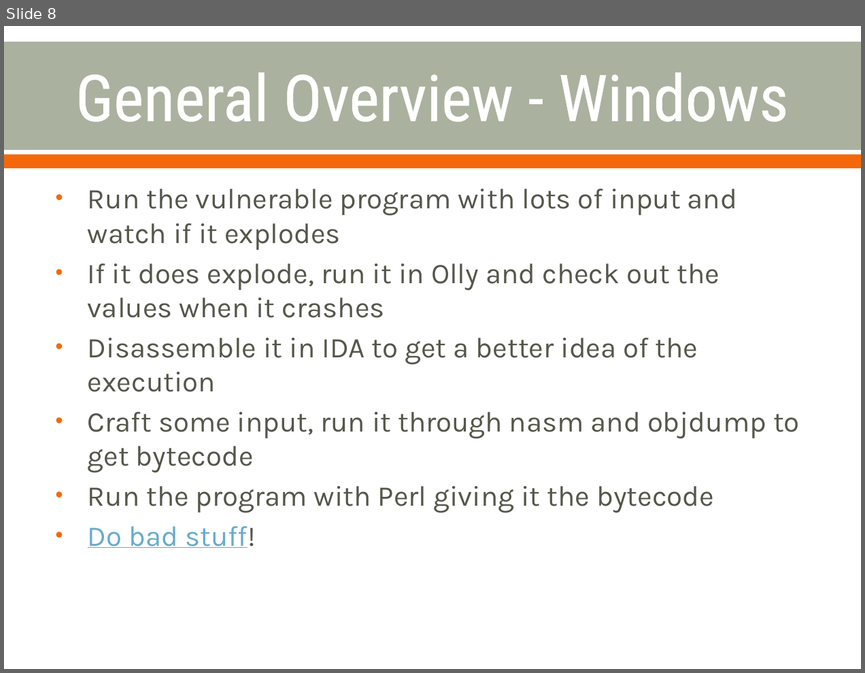
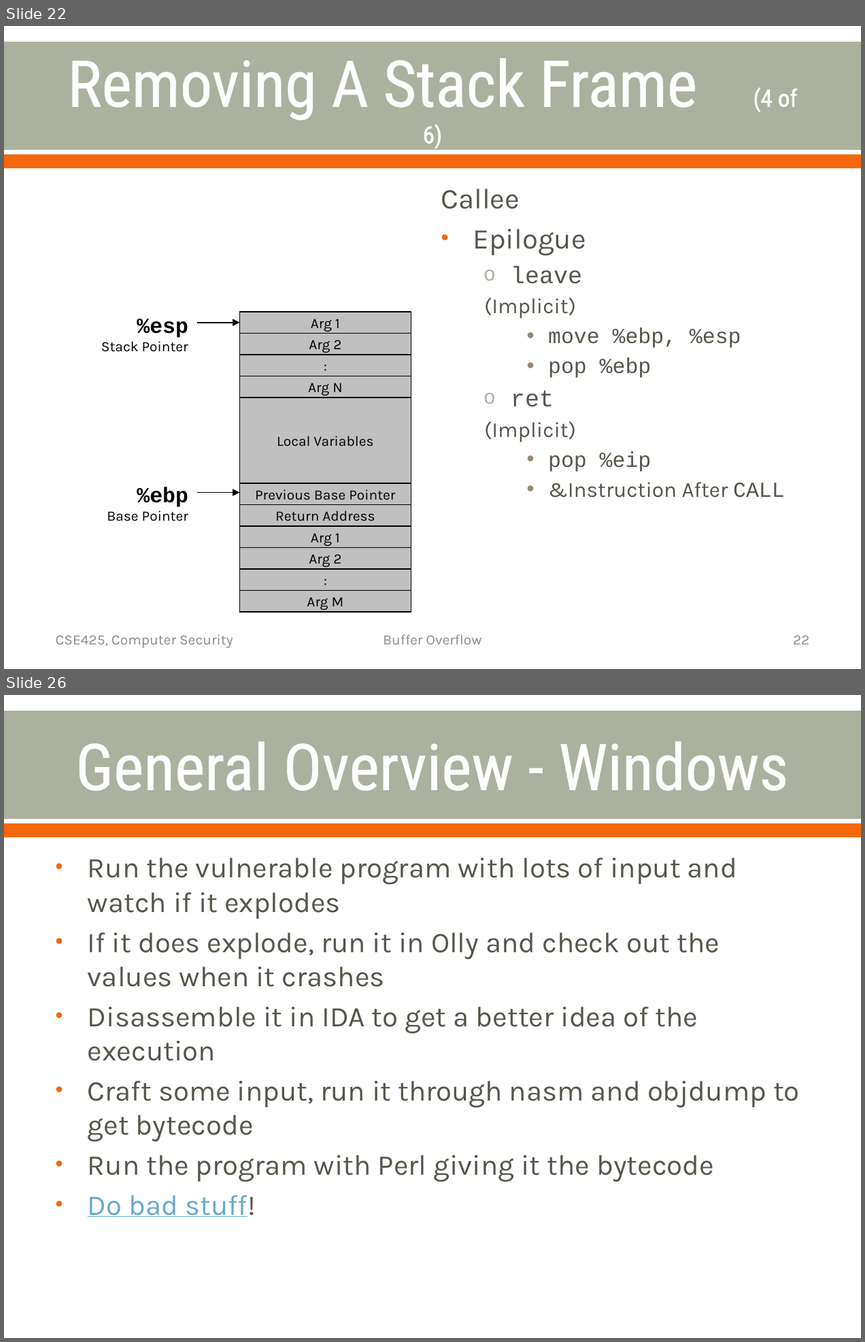
Before and after one commit to cornwe19/cse825, a slide deck: Buffer Overflow Attacks.pptx. Shown one above the other, each under a label of ours: slide 8 before the commit, slides 22 and 26 after it; the slides between them are not shown. The pictures are 865x673 and 865x1342 pixels, drawn with LibreOffice and Linux fonts; fonts in the diff are those of the drawing. Boxes give left, top, right and bottom in pixels: in the first picture for what was removed or moved away, otherwise in the second. Text is boxed around its words. In the diff, an @@ line names an element or a change of style, - is before the commit and + after.

```diff
--- a/Buffer Overflow Attacks.pptx
+++ b/Buffer Overflow Attacks.pptx
@@ slide 22 added at box(4, 26, 861, 669), background #FFFFFF; not listed: 2 template elements that a slide beside it also shows @@
@@ title added at box(67, 58, 798, 149), 54 pt, text #FFFFFF @@
+Removing A Stack Frame (4 of 6)
@@ text added at box(441, 189, 785, 497), 18 pt, text #55554A @@
+Callee
+• Epilogue
+  o leave
+    (Implicit)
+    • move %ebp, %esp
+    • pop %ebp
+  o ret
+    (Implicit)
+    • pop %eip
+    • &Instruction After CALL
@@ group added at box(101, 312, 411, 611): 11 rectangles, 2 texts, 2 arrows @@
+Arg M
+:
+Arg 2
+Arg 1
+Return Address
+Previous Base Pointer
+Local Variables
+Arg N
+:
+Arg 2
+Arg 1
+%esp
+Stack Pointer
+%ebp
+Base Pointer
@@ text added at box(56, 634, 232, 648), 12 pt, text #8C8C8C @@
+CSE425, Computer Security
@@ text added at box(383, 634, 482, 644), 12 pt, text #8C8C8C @@
+Buffer Overflow
@@ page number added at box(793, 635, 809, 644), 12 pt, text #8C8C8C @@
+22
@@ what was slide 8 is now slide 26 @@
```
Also in this commit, not shown: 17 other slides added.
